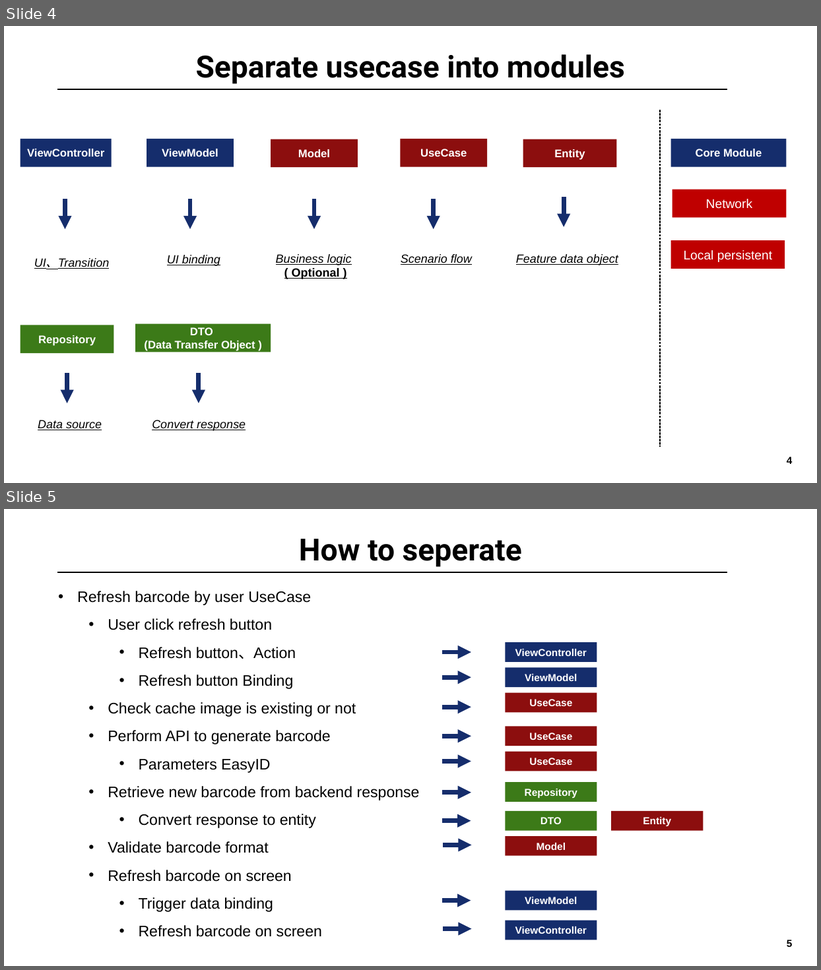
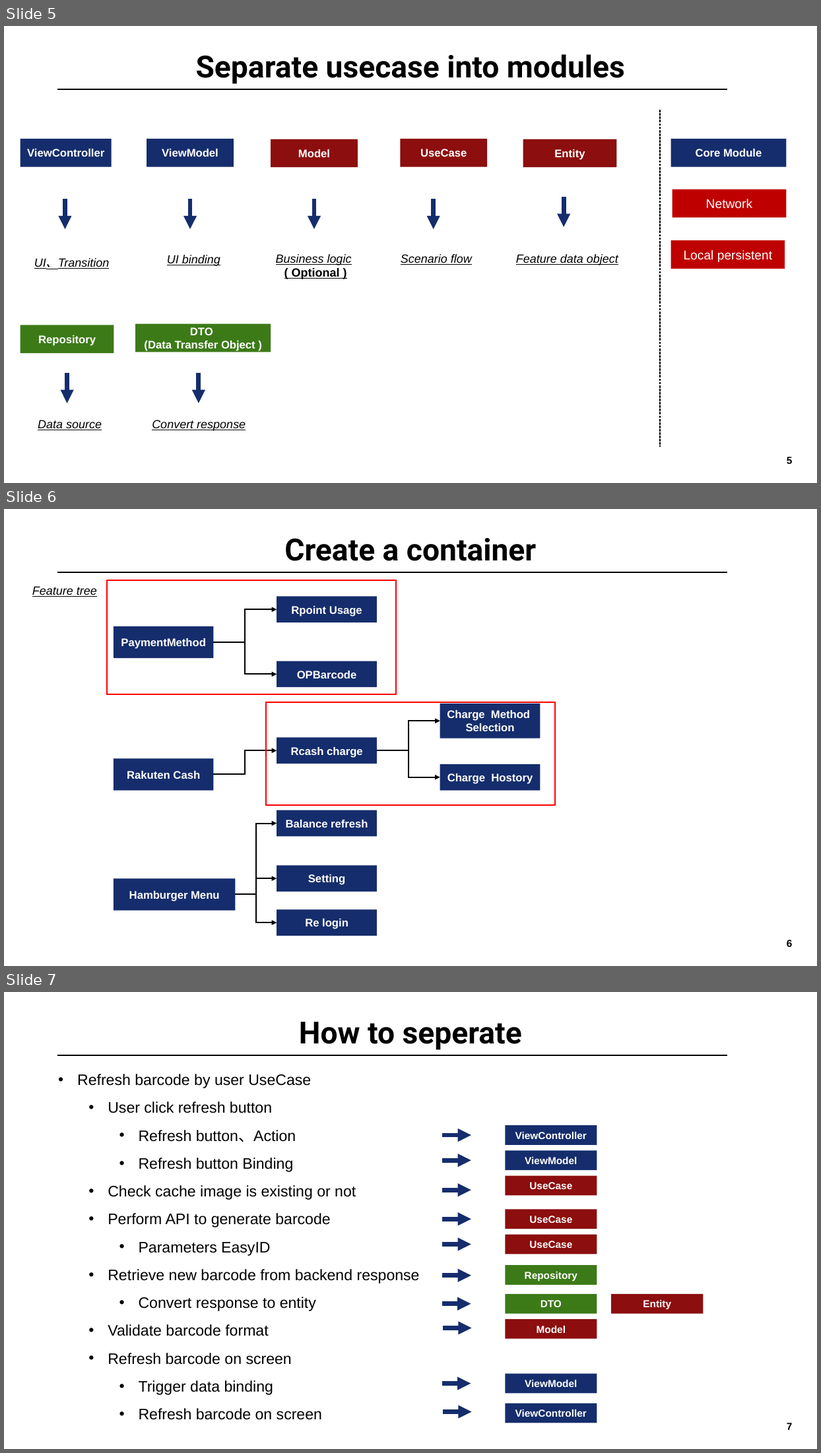
Before and after one commit to ck2shine/MVVMC-Sample, a slide deck: MVVM-Clean-Migration/Guidence.pptx. Shown one above the other, each under a label of ours: slides 4 and 5 before the commit, slides 5, 6 and 7 after it. The pictures are 821x970 and 821x1453 pixels, drawn with LibreOffice and Linux fonts; fonts in the diff are those of the drawing; background and template pictures are left out. Boxes give left, top, right and bottom in pixels: in the first picture for what was removed or moved away, otherwise in the second. Text is boxed around its words. In the diff, an @@ line names an element or a change of style, - is before the commit and + after.

```diff
--- a/MVVM-Clean-Migration/Guidence.pptx
+++ b/MVVM-Clean-Migration/Guidence.pptx
@@ slide 6 added at [4, 509, 817, 966], background #FFFFFF; not listed: 1 template element that a slide beside it also shows @@
@@ title added at [284, 538, 536, 561], 36 pt, text #000000, bold @@
+Create a container
@@ text added at [32, 586, 97, 597], 14 pt, text #000000, italic, underline @@
+Feature tree
@@ line added from (57, 572) to (727, 572), #000000 1 pt @@
@@ rectangle added at [107, 580, 396, 694], outline #FF0000 1.5 pt @@
@@ rectangle added at [277, 596, 377, 623], fill #152D6C, 13 pt, text #FFFFFF, bold @@
+Rpoint Usage
@@ rectangle added at [114, 626, 214, 658], fill #152D6C, 13 pt, text #FFFFFF, bold @@
+PaymentMethod
@@ elbow arrow added from (214, 642) to (277, 609), #000000 1.5 pt @@
@@ elbow arrow added from (214, 642) to (277, 674), #000000 1.5 pt @@
@@ rectangle added at [277, 661, 377, 688], fill #152D6C, 13 pt, text #FFFFFF, bold @@
+OPBarcode
@@ rectangle added at [266, 702, 556, 806], outline #FF0000 1.5 pt @@
@@ rectangle added at [440, 704, 540, 739], fill #152D6C, 13 pt, text #FFFFFF, bold @@
+Charge Method
+Selection
@@ elbow arrow added from (377, 751) to (440, 722), #000000 1.5 pt @@
@@ rectangle added at [277, 738, 377, 764], fill #152D6C, 13 pt, text #FFFFFF, bold @@
+Rcash charge
@@ rectangle added at [114, 759, 214, 791], fill #152D6C, 13 pt, text #FFFFFF, bold @@
+Rakuten Cash
@@ elbow arrow added from (214, 775) to (277, 751), #000000 1.5 pt @@
@@ elbow arrow added from (377, 751) to (440, 778), #000000 1.5 pt @@
@@ rectangle added at [440, 764, 540, 791], fill #152D6C, 13 pt, text #FFFFFF, bold @@
+Charge Hostory
@@ elbow arrow added from (235, 895) to (277, 824), #000000 1.5 pt @@
@@ rectangle added at [277, 811, 377, 836], fill #152D6C, 13 pt, text #FFFFFF, bold @@
+Balance refresh
@@ rectangle added at [114, 879, 236, 910], fill #152D6C, 13 pt, text #FFFFFF, bold @@
+Hamburger Menu
@@ elbow arrow added from (235, 895) to (277, 879), #000000 1.5 pt @@
@@ rectangle added at [277, 866, 377, 892], fill #152D6C, 13 pt, text #FFFFFF, bold @@
+Setting
@@ elbow arrow added from (235, 895) to (277, 923), #000000 1.5 pt @@
@@ rectangle added at [277, 910, 377, 936], fill #152D6C, 13 pt, text #FFFFFF, bold @@
+Re login
@@ what was slide 4 is now slide 5 @@
@@ page number at [787, 457, 793, 464]: text changed @@
-4
+5
@@ what was slide 5 is now slide 7 @@
@@ page number at [787, 1423, 793, 1430]: text changed @@
-5
+7
```
Also in this commit, not shown: 1 slide changed, 1 other slide added.
